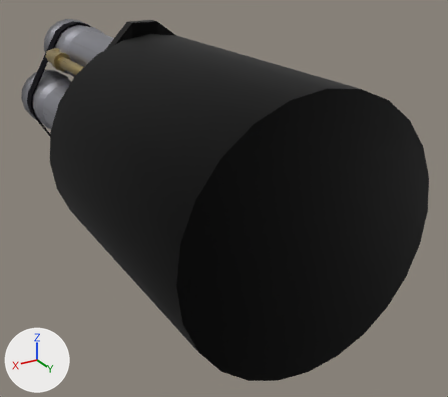
Renders of the glTF model bin/OSPData/Default/Parts/TestParts/hexelr.sturdy.gltf from each side of a commit.
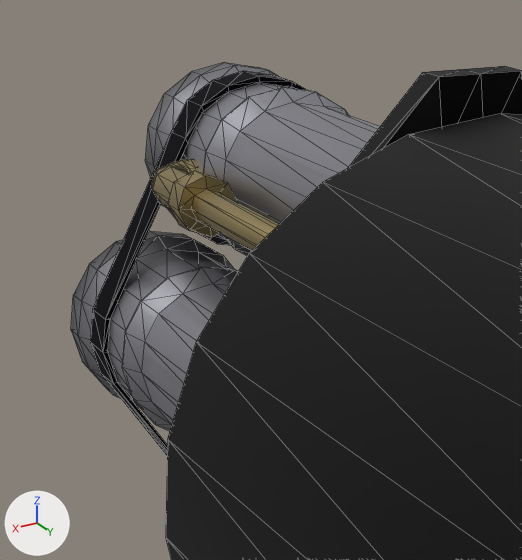
Old and new are each drawn whole from a 50 mm lens placed at (0.768, 1.752, 0.604), pointed at (-0.144, 0.232, -0.155) and again close up on the part from 0% to 35% of the width and 0% to 42% of the height. Lighting does not change. The marker at lower left points along +X, +Y and +Z. The close-ups show mesh edges as thin lines. Where no turn or scale is listed for an object, it has been applied to the vertices.

Objects in the first close-up: 'Nozzle0', 'Nozzle3', 'Strap', 'TopCylinder'.
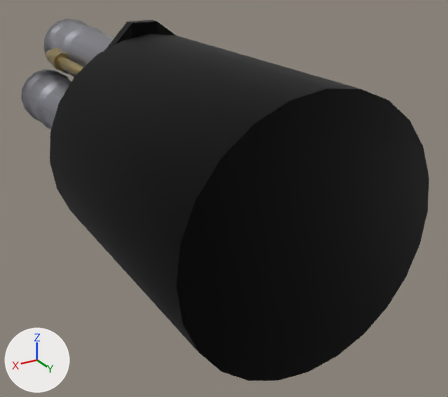
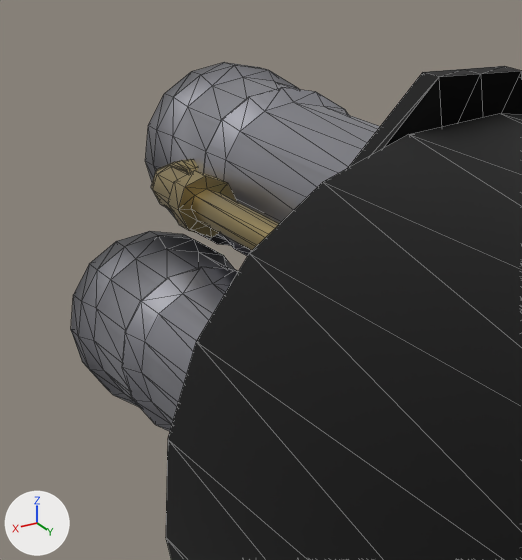
What differs and where, as boxes [x1, y1, x2, y2] in the close-ups (522 x 560 px):
'Strap', deleted (black)
    before: [90, 71, 309, 455]

Patch to the scene script:
```diff
--- a/bin/OSPData/Default/Parts/TestParts/hexelr.sturdy.gltf.py
+++ b/bin/OSPData/Default/Parts/TestParts/hexelr.sturdy.gltf.py
@@ ob_strap @@
-ob_strap = bpy.data.objects.new('Strap', me_circle_001)
-ob_strap.location = (0.0, -0.6114, 0.0)
```
